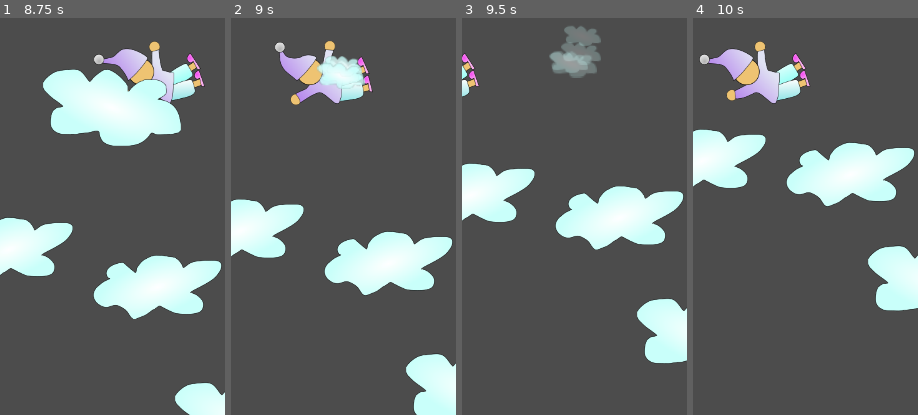
Above: before the commit, frames 1-4 (left to right).
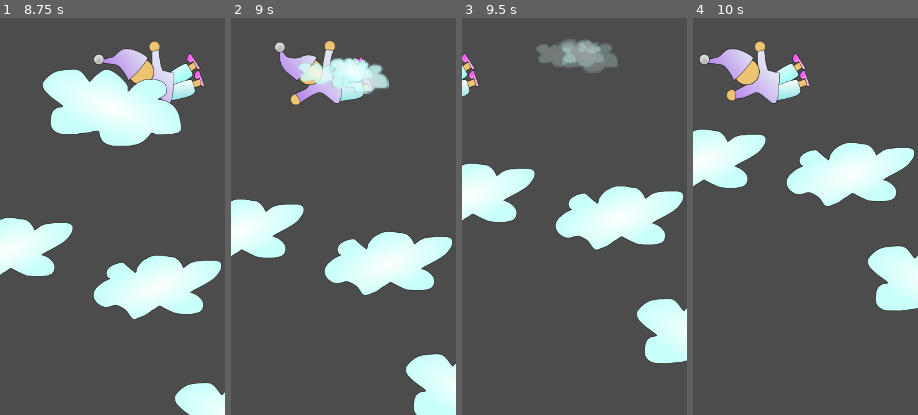
Above: after the commit, the same moments.

Repository: sorlok/LD48
Game: Godot game, scene res://Scenes/LevelCloud.tscn
Two runs of this game, one before a commit and one after it. Both use one fixed random seed, a clock stepped at 60 frames per second and the inputs below.
Inputs:
- Up to frame 1 (8.75 s): hold D (ui_right) 0.53-1.28 s; hold A (ui_left) 1.28-2.03 s; hold D (ui_right) 2.03-3.53 s; hold A (ui_left) 3.53-5.78 s; hold D (ui_right) 5.78-8.03 s; hold A (ui_left) from 8.03 s (still down)
- Up to frame 2 (9 s): keep holding A (ui_left)
- Up to frame 3 (9.5 s): keep holding A (ui_left)
- Up to frame 4 (10 s): release A (ui_left) at 9.53 s; hold D (ui_right) from 9.53 s (still down)
The pictures show only the part of the screen within x 19-69%, y 8-58%; the shares and areas given below are measured in that part.

Frame 1 is identical in both runs. In frame 2, 1.7% of the frame differs, in the area x 29-71%, y 9-20%; in frame 3, 2.3%, in the area x 32-70%, y 2-16%; in frame 4, nothing differs.

Commit message:
Much better cloud particle spread

Diff:
--- a/Scenes/CloudParticle.tscn
+++ b/Scenes/CloudParticle.tscn
@@ -11,6 +11,8 @@
 speed_scale = 0.8
 explosiveness = 1.0
 texture = ExtResource( 1 )
+emission_shape = 2
+emission_rect_extents = Vector2( 50, 5 )
 direction = Vector2( 1, -100 )
 gravity = Vector2( 0, -98 )
 initial_velocity = 100.0
